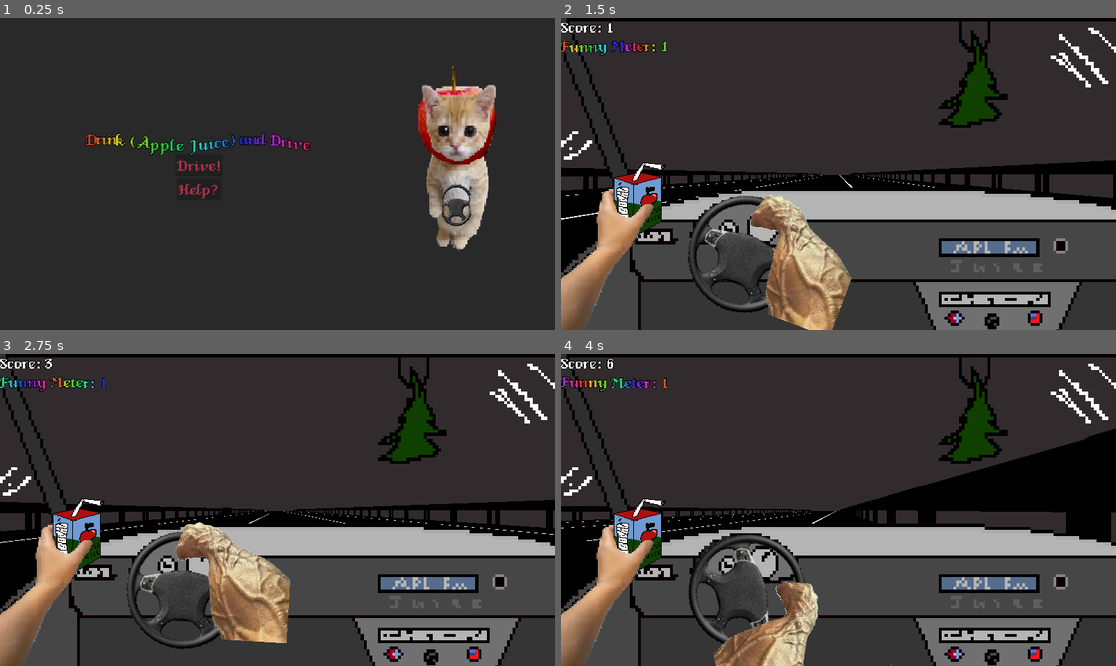
Above: before the commit, frames 1-4 (two rows, left to right).
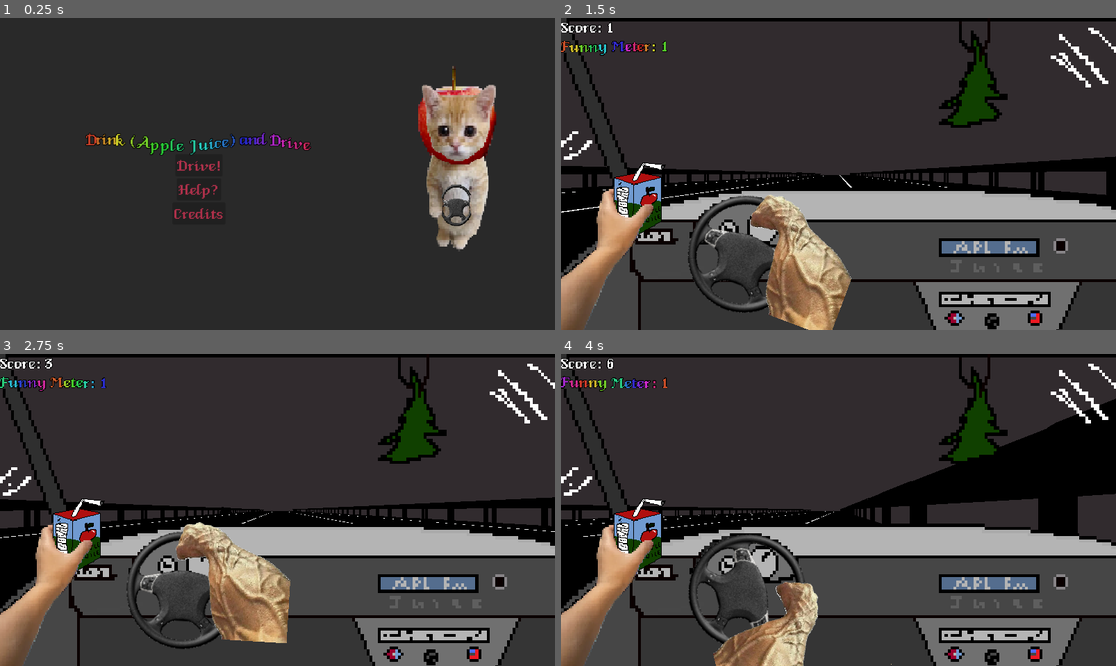
Above: after the commit, the same moments.

Repository: Gingerismycat/Brackeys-2025
Game: Godot game, scene res://nodes/menu nodes/main_menu.tscn
Same seed, same stepped clock (60 frames per second), same inputs: the game is played once before the commit and once after it.
Inputs:
- Up to frame 1 (0.25 s): no input
- Up to frame 2 (1.5 s): click "Drive!" at 0.5 s; hold D (Right) from 1.28 s (still down); tap Q (Drink) at 1.35 s
- Up to frame 3 (2.75 s): release D (Right) at 2.03 s; hold A (Left) from 2.03 s (still down); tap Q (Drink) at 2.1 s
- Up to frame 4 (4 s): release A (Left) at 2.78 s; hold D (Right) from 2.78 s (still down); tap Q (Drink) at 2.85, 3.6 s

The runs differ from the first frame. In frame 1, 0.1% of the frame differs, in the area x 31-41%, y 61-65%; in frame 2, 1.6%; in frame 3, 1.5%; in frame 4, 4.7%, in the area x 0-100%, y 14-60%.

Commit message:
Credits and other

Diff:
--- a/nodes/3d_rotate_wheel.tscn
+++ b/nodes/3d_rotate_wheel.tscn
@@ -10,6 +10,7 @@
 [ext_resource type="Texture2D" uid="uid://crspkbguy66ns" path="res://images/drinking3.png" id="8_scv5u"]
 [ext_resource type="Script" path="res://scripts/menu scripts/gui.gd" id="9_siedx"]
 [ext_resource type="FontFile" uid="uid://ck0tnifr21q07" path="res://fonts/VeniceClassic.ttf" id="10_1jupj"]
+[ext_resource type="AudioStream" uid="uid://cjgqph02bfoco" path="res://audio/slurp.mp3" id="11_pbue3"]
 
 [sub_resource type="SpriteFrames" id="SpriteFrames_7ly42"]
 animations = [{
@@ -103,3 +104,9 @@
 text = "[rainbow]Funny Meter"
 fit_content = true
 autowrap_mode = 0
+
+[node name="Slurp" type="AudioStreamPlayer3D" parent="."]
+transform = Transform3D(1, 0, 0, 0, 1, 0, 0, 0, 1, 0, 0, -0.3876)
+stream = ExtResource("11_pbue3")
+volume_db = -0.835
+max_distance = 4096.0
--- /dev/null
+++ b/nodes/menu nodes/credits.tscn
@@ -0,0 +1,57 @@
+[gd_scene load_steps=6 format=3 uid="uid://rtqvudlf0gma"]
+
+[ext_resource type="Texture2D" uid="uid://so65xq285nvr" path="res://images/road2.png" id="1_nmvyg"]
+[ext_resource type="FontFile" uid="uid://ck0tnifr21q07" path="res://fonts/VeniceClassic.ttf" id="2_8my04"]
+[ext_resource type="Texture2D" uid="uid://dy31hvgbdtclx" path="res://images/car.png" id="3_wtve0"]
+[ext_resource type="Texture2D" uid="uid://5vac3fegio76" path="res://images/ElGato_transparentwithwheel.png" id="4_qht4q"]
+[ext_resource type="Script" path="res://scripts/menu scripts/MenuCredits.gd" id="5_woggq"]
+
+[node name="Credits" type="Control"]
+layout_mode = 3
+anchors_preset = 15
+anchor_right = 1.0
+anchor_bottom = 1.0
+grow_horizontal = 2
+grow_vertical = 2
+
+[node name="Road2" type="Sprite2D" parent="."]
+position = Vector2(295, 227)
+scale = Vector2(10.1873, -7.76998)
+texture = ExtResource("1_nmvyg")
+
+[node name="names" type="RichTextLabel" parent="."]
+layout_mode = 0
+offset_left = 12.0
+offset_top = 205.0
+offset_right = 628.0
+offset_bottom = 319.0
+scale = Vector2(1.36963, 1.36963)
+theme_override_fonts/normal_font = ExtResource("2_8my04")
+theme_override_font_sizes/normal_font_size = 38
+text = "Programmer and Artist - Vuk Arula
+Programmer and 3D Modeler - Steven Xu
+Gameplay Music - Chapman Perossa"
+fit_content = true
+autowrap_mode = 0
+
+[node name="Car" type="Sprite2D" parent="."]
+position = Vector2(632, 525)
+texture = ExtResource("3_wtve0")
+
+[node name="ElGatoTransparentwithwheel" type="Sprite2D" parent="."]
+position = Vector2(684, 463)
+scale = Vector2(0.236272, 0.236272)
+texture = ExtResource("4_qht4q")
+
+[node name="Button" type="Button" parent="."]
+layout_mode = 0
+offset_left = 801.0
+offset_top = 563.0
+offset_right = 1131.0
+offset_bottom = 609.0
+theme_override_fonts/font = ExtResource("2_8my04")
+theme_override_font_sizes/font_size = 38
+text = "Return to Main Menu"
+script = ExtResource("5_woggq")
+
+[connection signal="pressed" from="Button" to="Button" method="_on_pressed"]
--- a/nodes/menu nodes/death_screen.tscn
+++ b/nodes/menu nodes/death_screen.tscn
@@ -1,8 +1,9 @@
-[gd_scene load_steps=4 format=3 uid="uid://bry4ac0bpdbm2"]
+[gd_scene load_steps=5 format=3 uid="uid://bry4ac0bpdbm2"]
 
 [ext_resource type="Texture2D" uid="uid://xhicdwt7korg" path="res://images/death.png" id="1_k5bbj"]
 [ext_resource type="FontFile" uid="uid://ck0tnifr21q07" path="res://fonts/VeniceClassic.ttf" id="2_kyn0i"]
 [ext_resource type="Script" path="res://scripts/menu scripts/deathbuttons.gd" id="3_7hqpo"]
+[ext_resource type="AudioStream" uid="uid://bag6fyj0kni5c" path="res://audio/die.mp3" id="4_3scp5"]
 
 [node name="DeathScreen" type="Control"]
 layout_mode = 3
@@ -26,7 +27,10 @@
 theme_override_fonts/normal_font = ExtResource("2_kyn0i")
 theme_override_font_sizes/normal_font_size = 38
 bbcode_enabled = true
-text = "Ooh that looks like it hurt..."
+text = "Ooh that looked like it hurt..."
+fit_content = true
+scroll_active = false
+autowrap_mode = 0
 
 [node name="Score" type="Label" parent="."]
 layout_mode = 0
@@ -52,4 +56,21 @@
 text = "Drive Again?"
 script = ExtResource("3_7hqpo")
 
+[node name="MainMenu" type="Button" parent="."]
+layout_mode = 0
+offset_left = 741.0
+offset_top = 321.0
+offset_right = 919.0
+offset_bottom = 367.0
+theme_override_colors/font_color = Color(1, 0, 0, 1)
+theme_override_fonts/font = ExtResource("2_kyn0i")
+theme_override_font_sizes/font_size = 38
+text = "Main Menu"
+
+[node name="Explosion" type="AudioStreamPlayer2D" parent="."]
+stream = ExtResource("4_3scp5")
+volume_db = 5.0
+autoplay = true
+
 [connection signal="pressed" from="TryAgain" to="TryAgain" method="_on_pressed"]
+[connection signal="pressed" from="MainMenu" to="TryAgain" method="_on_main_menu_pressed"]
--- a/nodes/menu nodes/main_menu.tscn
+++ b/nodes/menu nodes/main_menu.tscn
@@ -7,6 +7,7 @@
 [ext_resource type="Script" path="res://scripts/menu scripts/help_button.gd" id="4_xpaa5"]
 [ext_resource type="Texture2D" uid="uid://ena1l8x7b4ym" path="res://images/ElGato_transparentwithwheelwide.png" id="5_oiub2"]
 [ext_resource type="Texture2D" uid="uid://coft28tqkcnu7" path="res://images/ElGato_transparentwithwheel3.png" id="7_pidvv"]
+[ext_resource type="AudioStream" uid="uid://57fue0eacju6" path="res://audio/intro.mp3" id="8_ieybh"]
 
 [sub_resource type="SpriteFrames" id="SpriteFrames_yney0"]
 animations = [{
@@ -84,6 +85,15 @@
 text = "Help?"
 script = ExtResource("4_xpaa5")
 
+[node name="CreditButton" type="Button" parent="MainMenu/VBoxContainer"]
+layout_mode = 2
+size_flags_horizontal = 4
+theme_override_colors/font_hover_color = Color(0, 0.611765, 0.141176, 1)
+theme_override_colors/font_color = Color(0.682353, 0.188235, 0.290196, 1)
+theme_override_fonts/font = ExtResource("2_l7fgt")
+theme_override_font_sizes/font_size = 38
+text = "Credits"
+
 [node name="cat" type="AnimatedSprite2D" parent="MainMenu/VBoxContainer"]
 position = Vector2(788, 45)
 scale = Vector2(0.580997, 0.732706)
@@ -92,5 +102,10 @@
 frame = 1
 frame_progress = 0.238917
 
+[node name="Intro" type="AudioStreamPlayer" parent="."]
+stream = ExtResource("8_ieybh")
+autoplay = true
+
 [connection signal="pressed" from="MainMenu/VBoxContainer/DriveButton" to="MainMenu/VBoxContainer/DriveButton" method="_on_pressed"]
 [connection signal="pressed" from="MainMenu/VBoxContainer/HelpButton" to="MainMenu/VBoxContainer/HelpButton" method="_on_pressed"]
+[connection signal="pressed" from="MainMenu/VBoxContainer/CreditButton" to="MainMenu/VBoxContainer/DriveButton" method="_on_credit_button_pressed"]
--- a/nodes/test3d.tscn
+++ b/nodes/test3d.tscn
@@ -1,8 +1,10 @@
-[gd_scene load_steps=6 format=3 uid="uid://bu6ei70r4t1wd"]
+[gd_scene load_steps=8 format=3 uid="uid://bu6ei70r4t1wd"]
 
 [ext_resource type="PackedScene" uid="uid://cesekmju5l2br" path="res://nodes/3d_rotate_wheel.tscn" id="2_b6n6c"]
 [ext_resource type="Script" path="res://scripts/playercollisions.gd" id="2_d72qy"]
 [ext_resource type="PackedScene" uid="uid://b64tq3cqrt83e" path="res://nodes/road 3d.tscn" id="2_v3au1"]
+[ext_resource type="AudioStream" uid="uid://bbaqno74bji5b" path="res://audio/AppleJuice.mp3" id="4_mco10"]
+[ext_resource type="Script" path="res://scripts/background_music.gd" id="5_duv5k"]
 
 [sub_resource type="GDScript" id="GDScript_0mb3m"]
 script/source = "extends Node3D
@@ -27,6 +29,12 @@
 shape = SubResource("BoxShape3D_aa4xi")
 
 [node name="Node3D" parent="." instance=ExtResource("2_v3au1")]
-transform = Transform3D(-4.99289e-08, 0, -1.14224, 0, 1.14224, 0, 1.14224, 0, -4.99289e-08, 0.122752, 1.04332, -27.0203)
+transform = Transform3D(-4.99289e-08, 0, -1.14224, 0, 1.14224, 0, 1.14224, 0, -4.99289e-08, 0, 1.14224, -27.0793)
+
+[node name="BackgroundMusic" type="AudioStreamPlayer3D" parent="."]
+stream = ExtResource("4_mco10")
+volume_db = -6.096
+autoplay = true
+script = ExtResource("5_duv5k")
 
 [connection signal="body_entered" from="Driver/Area3D" to="Driver/Area3D" method="_on_body_entered"]
--- a/scripts/3dTurnable.gd
+++ b/scripts/3dTurnable.gd
@@ -6,6 +6,7 @@
 @export var returnSpeed = 10
 @onready var drink_timer = $"../DrinkTimer"
 @onready var juice = $"../Juice"
+@onready var slurp = $"../Slurp"
 
 # Called when the node enters the scene tree for the first time.
 func _ready():
@@ -29,6 +30,7 @@
 
 
 	if Input.is_action_just_pressed("Drink") && drink_timer.time_left == 0:
+		slurp.play()
 		Drunkness.drunk+=1
 		drink_timer.start()
 		juice.play()
--- /dev/null
+++ b/scripts/background_music.gd
@@ -0,0 +1,8 @@
+extends AudioStreamPlayer3D
+
+@onready var background_music = $"."
+
+
+# Called every frame. 'delta' is the elapsed time since the previous frame.
+func _process(delta):
+	background_music.pitch_scale = 1 - Drunkness.drunk*0.02
--- /dev/null
+++ b/scripts/menu scripts/MenuCredits.gd
@@ -0,0 +1,8 @@
+extends Button
+
+
+
+
+
+func _on_pressed():
+	get_tree().change_scene_to_file("res://nodes/menu nodes/main_menu.tscn")
--- a/scripts/menu scripts/deathbuttons.gd
+++ b/scripts/menu scripts/deathbuttons.gd
@@ -11,3 +11,10 @@
 	Drunkness.drunk = 0
 	work.time =0
 	get_tree().change_scene_to_file("res://nodes/test3d.tscn")
+
+
+func _on_main_menu_pressed():
+	Drunkness.score = 0
+	Drunkness.drunk = 0
+	work.time =0
+	get_tree().change_scene_to_file("res://nodes/menu nodes/main_menu.tscn")
--- a/scripts/menu scripts/drive_button.gd
+++ b/scripts/menu scripts/drive_button.gd
@@ -6,3 +6,7 @@
 	Drunkness.score = 0
 	Drunkness.beginIncr = true
 	get_tree().change_scene_to_file("res://nodes/test3d.tscn")
+
+
+func _on_credit_button_pressed():
+	get_tree().change_scene_to_file("res://nodes/menu nodes/credits.tscn")
Not shown, added: audio/AppleJuice.mp3.import
Not shown, added: audio/die.mp3.import
Not shown, added: audio/intro.mp3.import
Not shown, added: audio/slurp.mp3.import
Not shown: 1 places in nodes/3d_rotate_wheel.tscn that only renumber resources
Not shown: 1 places in nodes/menu nodes/main_menu.tscn that only renumber resources
Not shown, added: audio/AppleJuice.m4a
Not shown, added: audio/AppleJuice.mp3
Not shown, added: audio/die.mp3
Not shown, added: audio/intro.mp3
Not shown, added: audio/slurp.mp3
